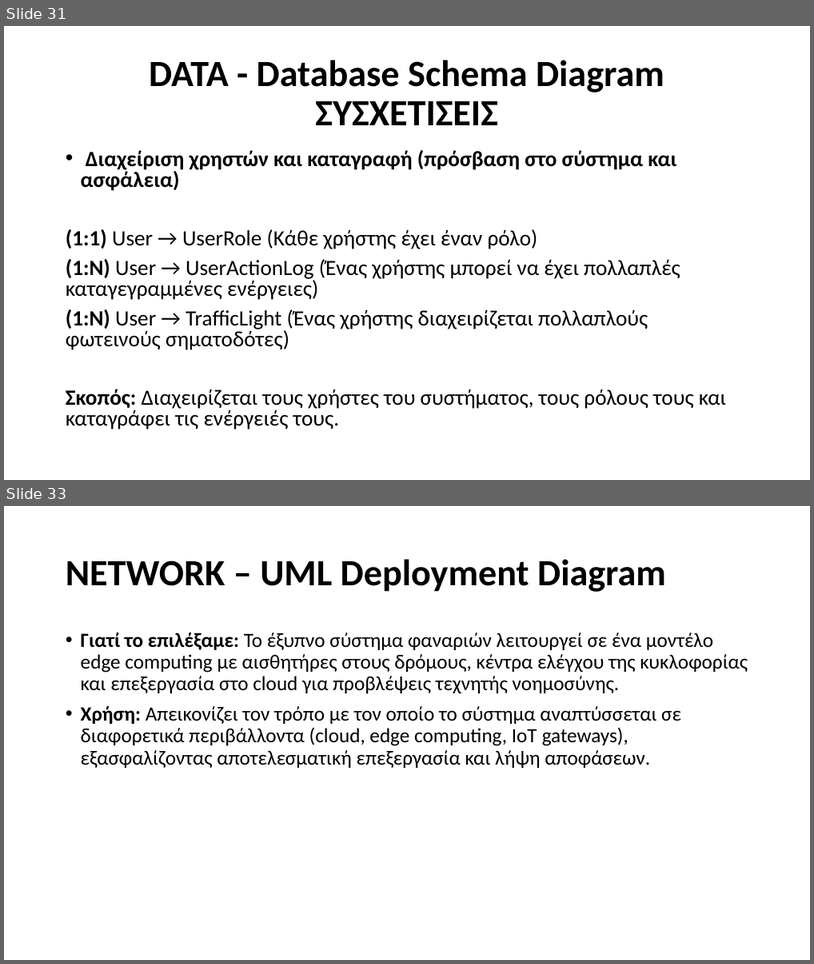
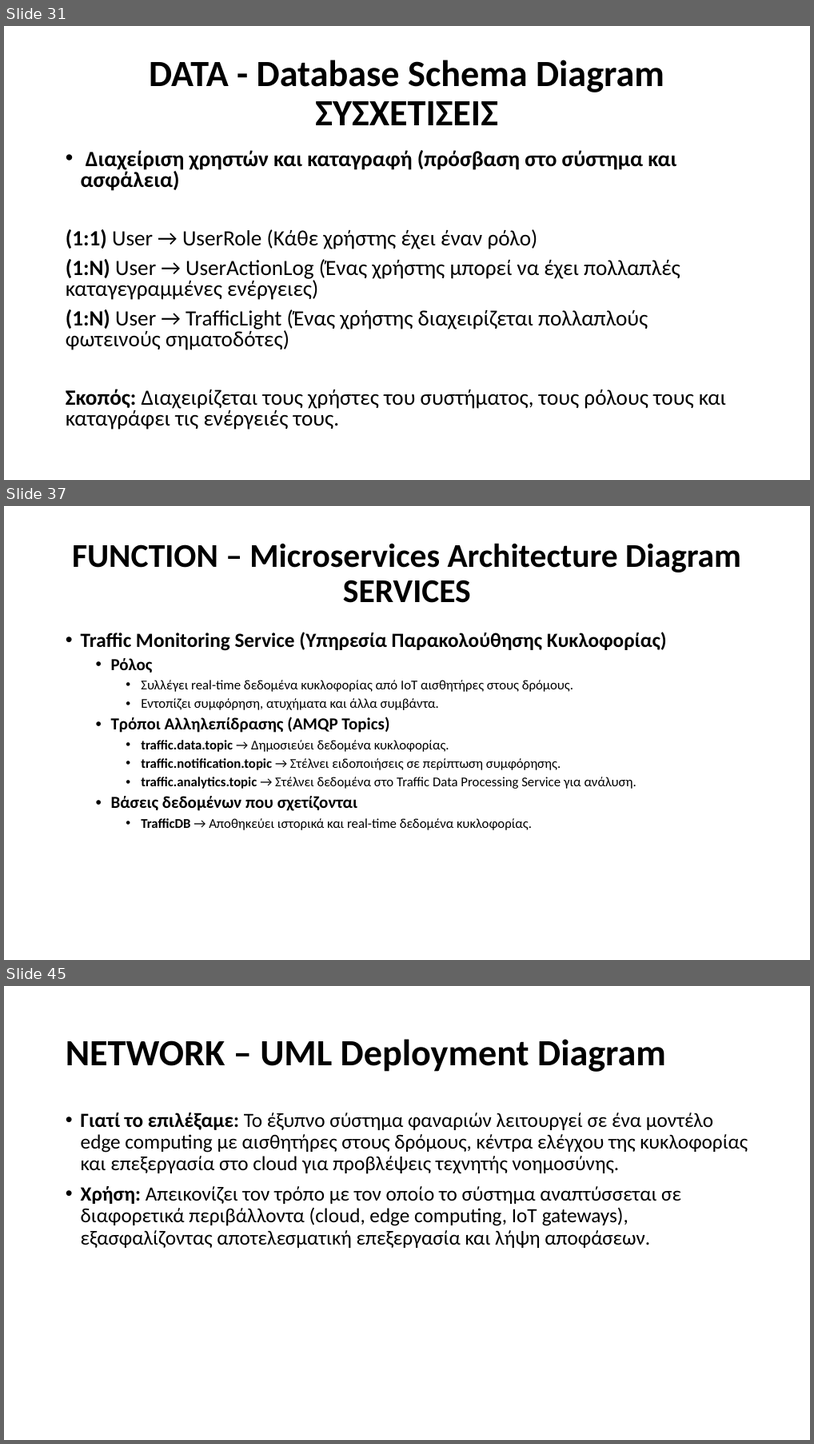
Before and after one commit to Ath21/STL_Drive, a slide deck: Presentation.pptx. Shown one above the other, each under a label of ours: slides 31 and 33 before the commit, slides 31, 37 and 45 after it; the slides between them are not shown. The pictures are 814x964 and 814x1444 pixels, drawn with LibreOffice and Linux fonts; fonts in the diff are those of the drawing. Boxes give left, top, right and bottom in pixels: in the first picture for what was removed or moved away, otherwise in the second. Text is boxed around its words. In the diff, an @@ line names an element or a change of style, - is before the commit and + after.

```diff
--- a/Presentation.pptx
+++ b/Presentation.pptx
@@ slide 37 added at box(4, 506, 810, 960), background #FFFFFF @@
@@ title added at box(72, 543, 742, 603), 39.6 pt, text #000000, bold @@
+FUNCTION – Microservices Architecture Diagram
+SERVICES
@@ text added at box(81, 632, 667, 830), 16 pt, text #000000 @@
+• Traffic Monitoring Service (Υπηρεσία Παρακολούθησης Κυκλοφορίας)
+  • Ρόλος
+    • Συλλέγει real-time δεδομένα κυκλοφορίας από IoT αισθητήρες στους δρόμους.
+    • Εντοπίζει συμφόρηση, ατυχήματα και άλλα συμβάντα.
+  • Τρόποι Αλληλεπίδρασης (AMQP Topics)
+    • traffic.data.topic → Δημοσιεύει δεδομένα κυκλοφορίας.
+    • traffic.notification.topic → Στέλνει ειδοποιήσεις σε περίπτωση συμφόρησης.
+    • traffic.analytics.topic → Στέλνει δεδομένα στο Traffic Data Processing Service για ανάλυση.
+  • Βάσεις δεδομένων που σχετίζονται
+    • TrafficDB → Αποθηκεύει ιστορικά και real-time δεδομένα κυκλοφορίας.
@@ what was slide 33 is now slide 45 @@
```
Also in this commit, not shown: 1 slide changed, 11 other slides added, 3 other files.
